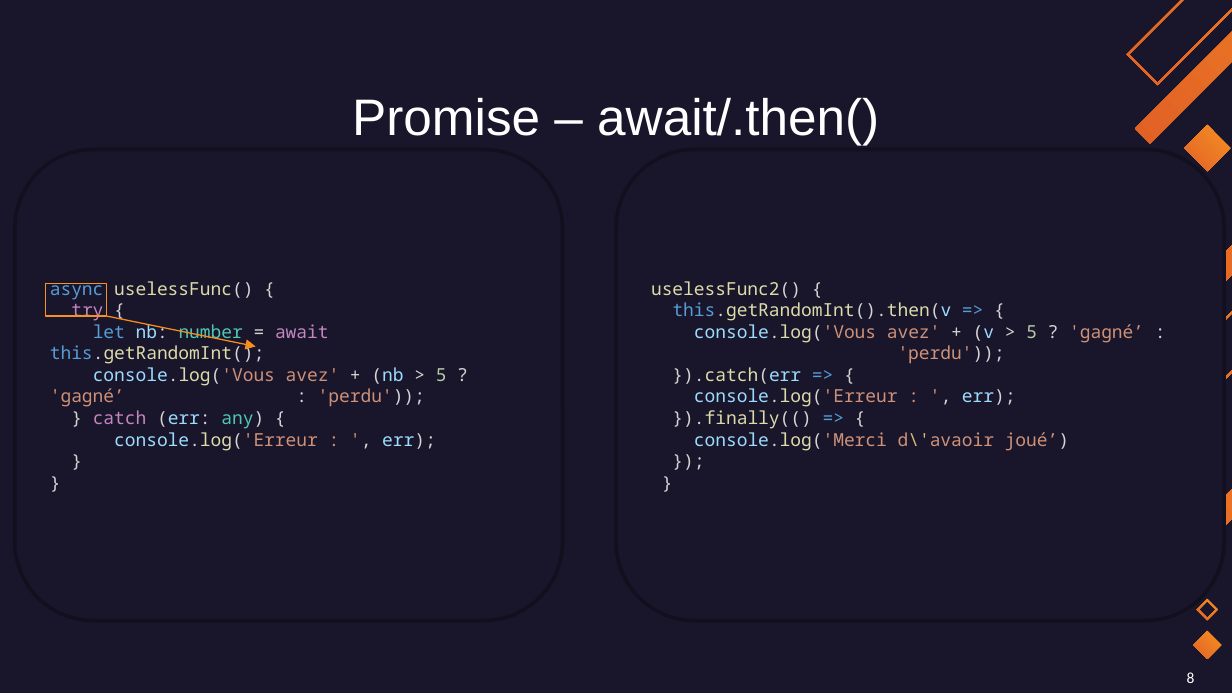
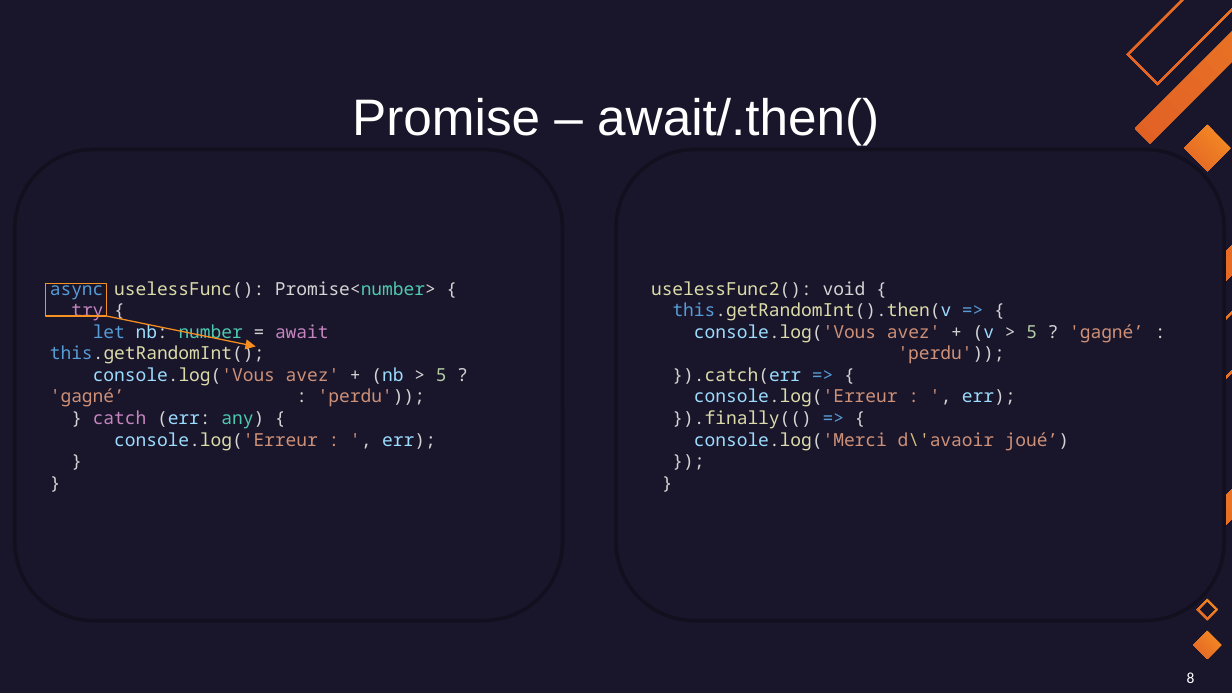
Before and after one commit to JulienLay/M1IL, a slide deck: slide 8 of Angular/Cours/NodeAngular 03 - Outils du Framework.pptx. Drawn at 1232x693 pixels with LibreOffice and Linux fonts; fonts in the diff are those of the drawing; background and template pictures are left out. Boxes give left, top, right and bottom in pixels: in the first picture for what was removed or moved away, otherwise in the second. Text is boxed around its words. In the diff, an @@ line names an element or a change of style, - is before the commit and + after.

```diff
--- a/Angular/Cours/NodeAngular 03 - Outils du Framework.pptx
+++ b/Angular/Cours/NodeAngular 03 - Outils du Framework.pptx
@@ text in rounded rectangle at box(50, 281, 436, 300): text changed; text colour #DCDCAA to #D4D4D4 @@
-async uselessFunc() {
+async uselessFunc(): Promise<number> {
@@ text in rounded rectangle at box(651, 281, 866, 298): text changed @@
-uselessFunc2() {
+uselessFunc2(): void {
```
Also in this commit, not shown: 1 other slide changed, 3 slides added, 1 other file.
